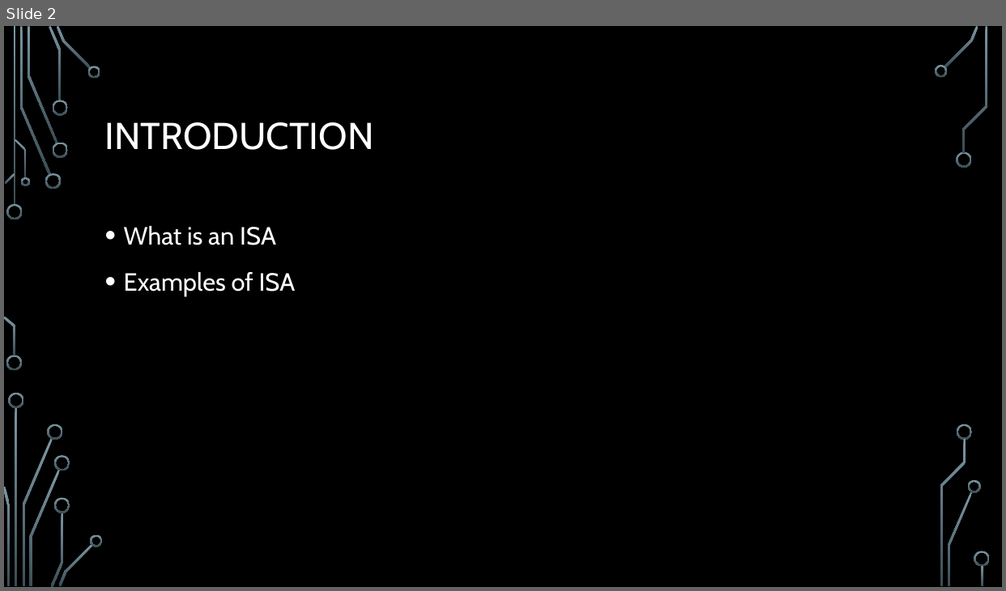
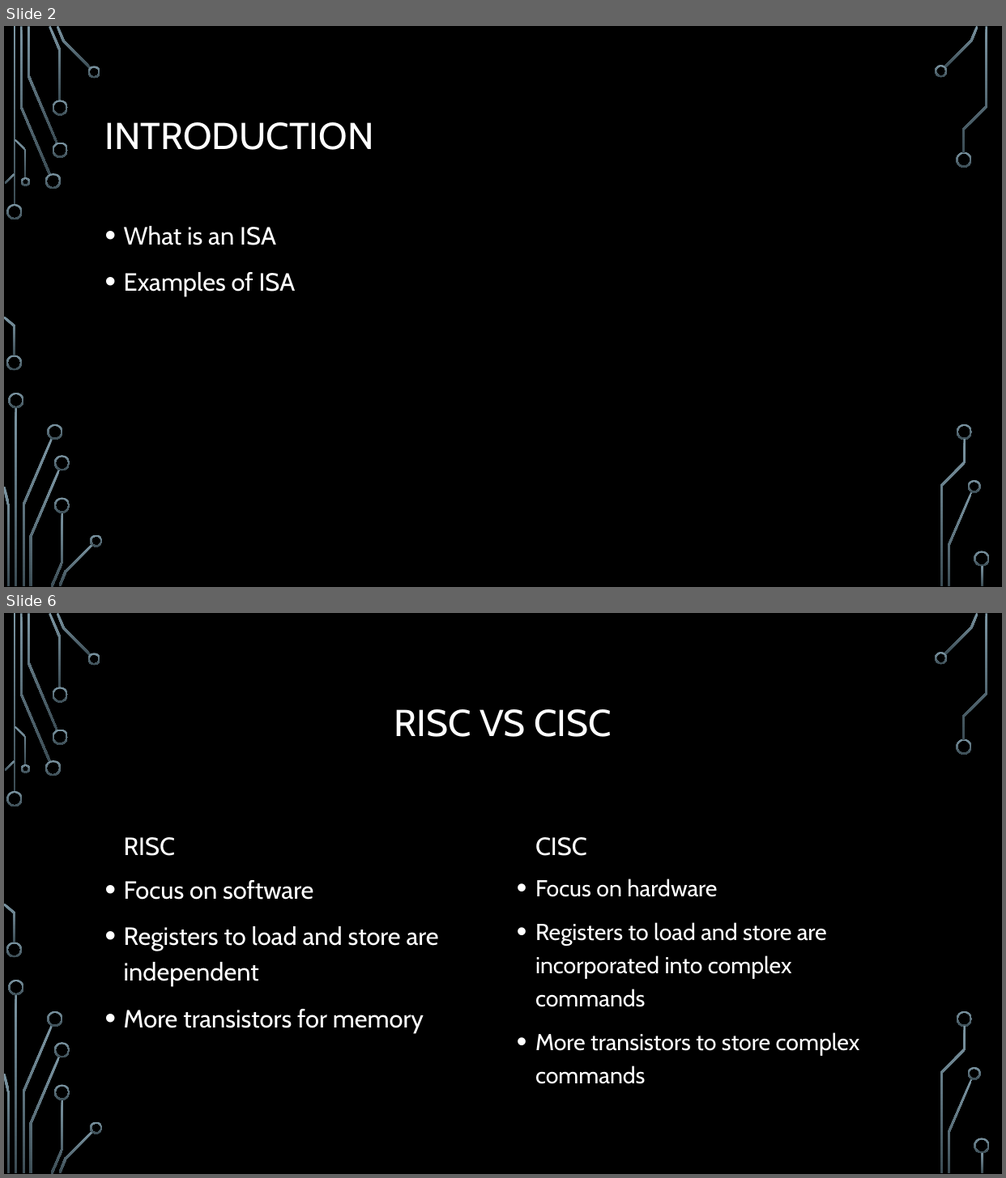
Before and after one commit to ErrkO/CSCI4800, a slide deck: Instruction Set Architecture.pptx. Shown one above the other, each under a label of ours: slide 2 before the commit, slides 2 and 6 after it; the slides between them are not shown. The pictures are 1006x591 and 1006x1178 pixels, drawn with LibreOffice and Linux fonts; fonts in the diff are those of the drawing; background and template pictures are left out. Boxes give left, top, right and bottom in pixels: in the first picture for what was removed or moved away, otherwise in the second. Text is boxed around its words. In the diff, an @@ line names an element or a change of style, - is before the commit and + after.

```diff
--- a/Instruction Set Architecture.pptx
+++ b/Instruction Set Architecture.pptx
@@ slide 6 added at bbox=[4, 613, 1002, 1174], background picture (left out); not listed: 36 template elements that a slide beside it also shows @@
@@ title added at bbox=[394, 709, 612, 737], 36 pt, text #2D2D2D @@
+RISC VS CISC
@@ text added at bbox=[124, 837, 175, 856], 24 pt, text #2D2D2D @@
+RISC
@@ text added at bbox=[535, 837, 587, 856], 24 pt, text #2D2D2D @@
+CISC
@@ text added at bbox=[535, 879, 860, 1084], 22.2 pt, text #2D2D2D @@
+• Focus on hardware
+• Registers to load and store are incorporated into complex commands
+• More transistors to store complex commands
@@ text added at bbox=[124, 880, 439, 1033], 24 pt, text #2D2D2D @@
+• Focus on software
+• Registers to load and store are independent
+• More transistors for memory
```
Also in this commit, not shown: 1 slide changed, 7 other slides added, 11 other files.
